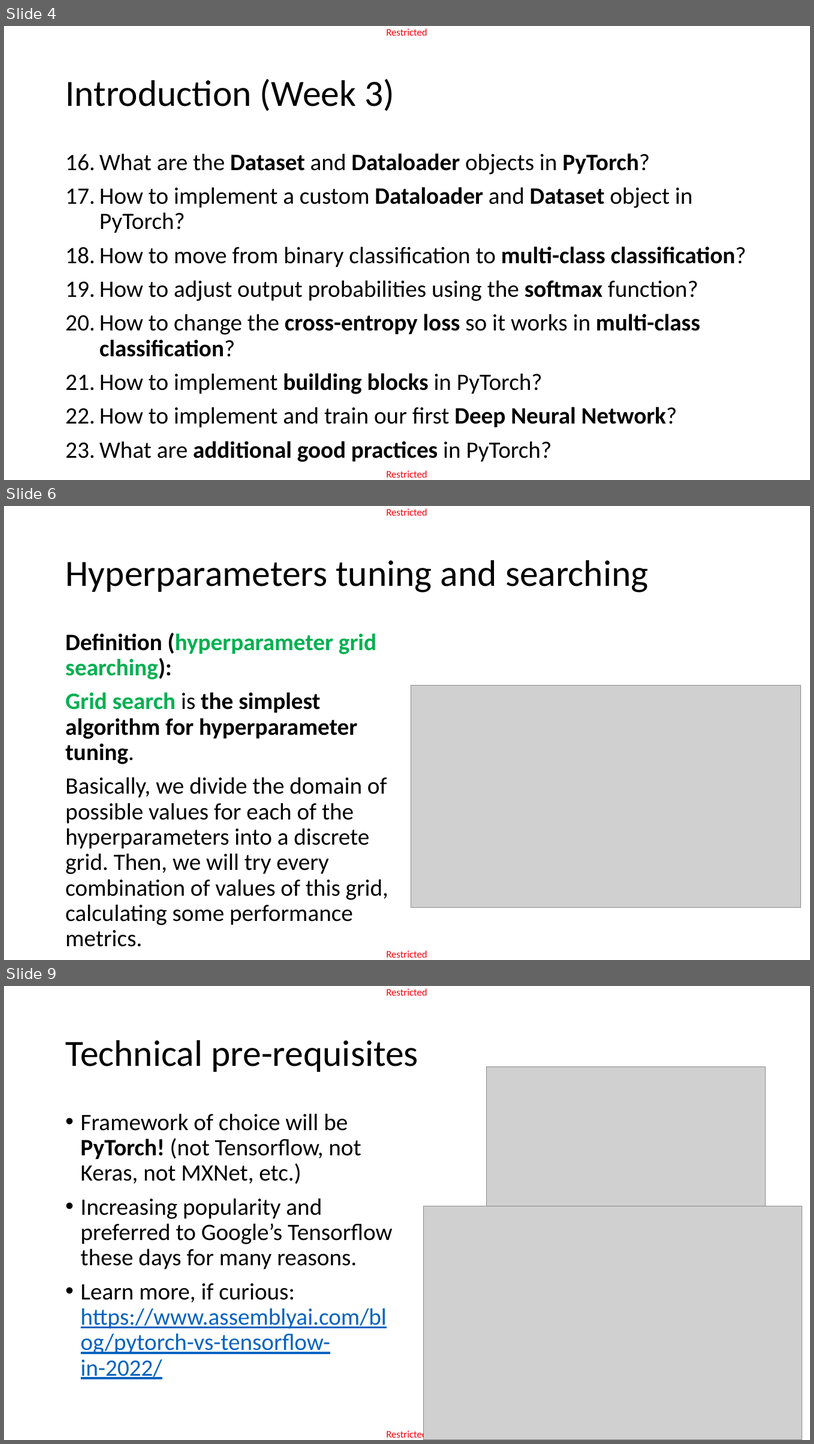
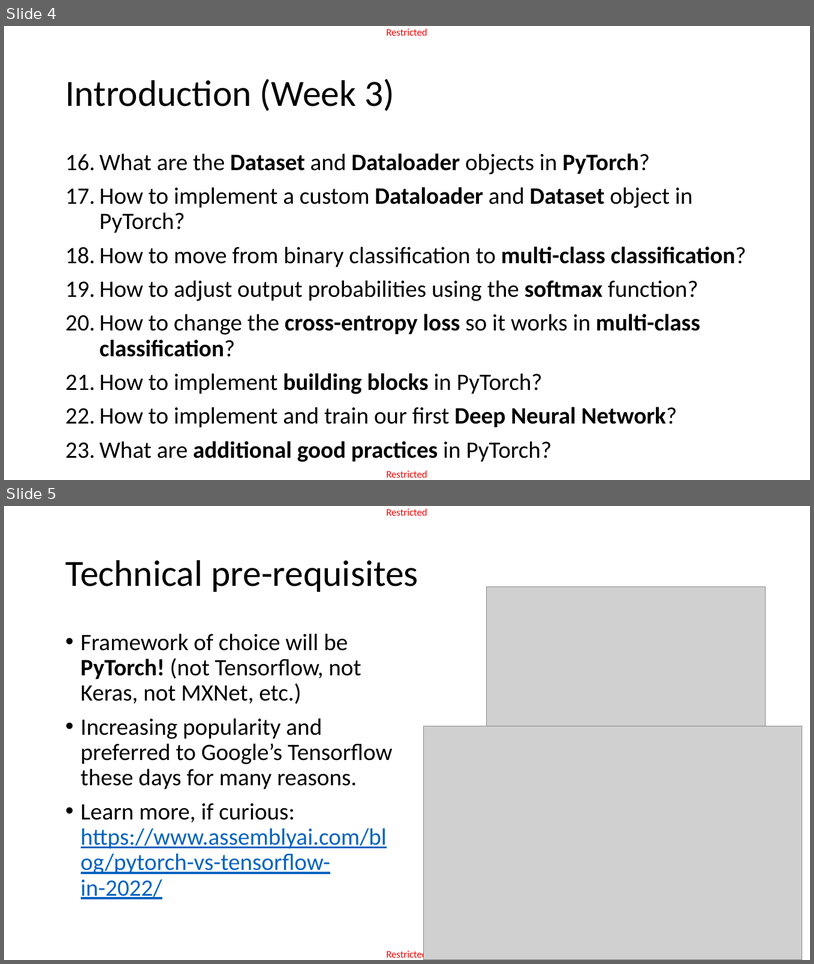
Before and after one commit to matthieudemari/SUTD_DL_50_039, a slide deck: W3/1. W3S1 final/W3S1.pptx. Shown one above the other, each under a label of ours: slides 4, 6 and 9 before the commit, slides 4 and 5 after it; the slides between them are not shown. The pictures are 814x1444 and 814x964 pixels, drawn with LibreOffice and Linux fonts; fonts in the diff are those of the drawing; grey boxes stand for pictures. Boxes give left, top, right and bottom in pixels: in the first picture for what was removed or moved away, otherwise in the second. Text is boxed around its words. In the diff, an @@ line names an element or a change of style, - is before the commit and + after.

```diff
--- a/W3/1. W3S1 final/W3S1.pptx
+++ b/W3/1. W3S1 final/W3S1.pptx
@@ slide 6 removed at box(4, 506, 810, 960), background #FFFFFF; not listed: 2 template elements that a slide beside it also shows @@
@@ title removed at box(65, 560, 648, 592) @@
-Hyperparameters tuning and searching
@@ text removed at box(65, 633, 389, 946) @@
-Definition (hyperparameter grid searching):
-Grid search is the simplest algorithm for hyperparameter tuning.
-Basically, we divide the domain of possible values for each of the hyperparameters into a discrete grid. Then, we will try every combination of values of this grid, calculating some performance metrics.
@@ picture removed at box(412, 685, 801, 907) @@
@@ what was slide 9 is now slide 5 @@
```
Also in this commit, not shown: 3 slides changed, 1 slide added, 3 other slides removed, 3 other files.
